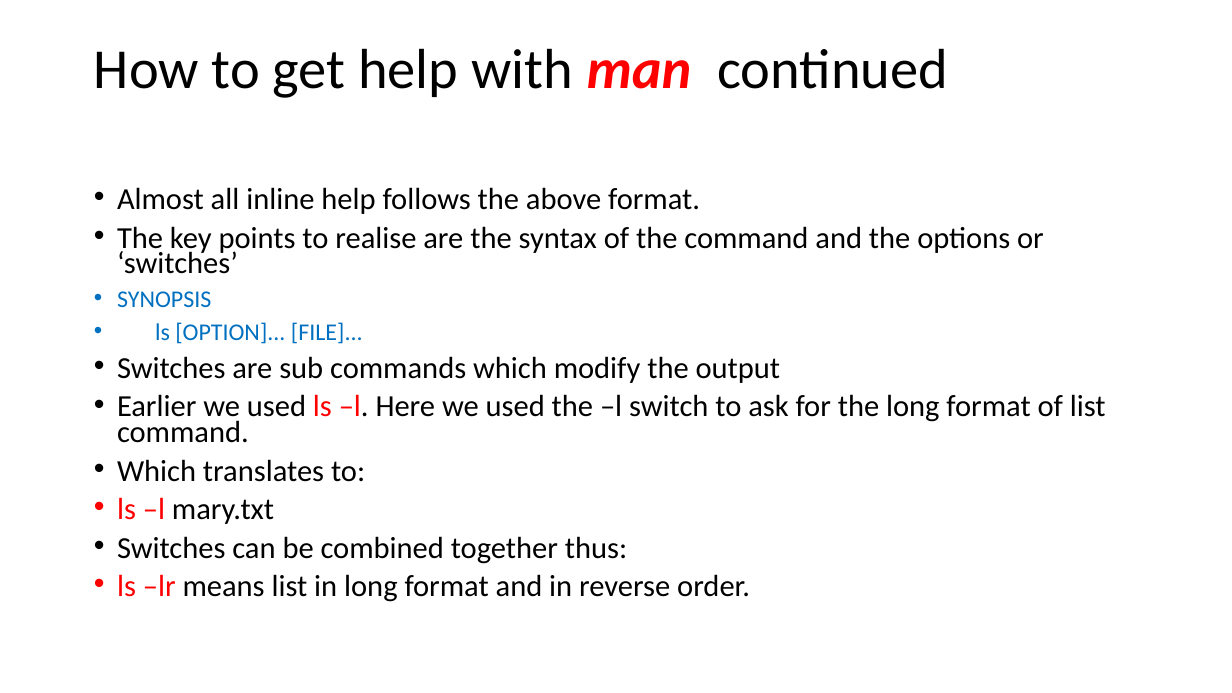
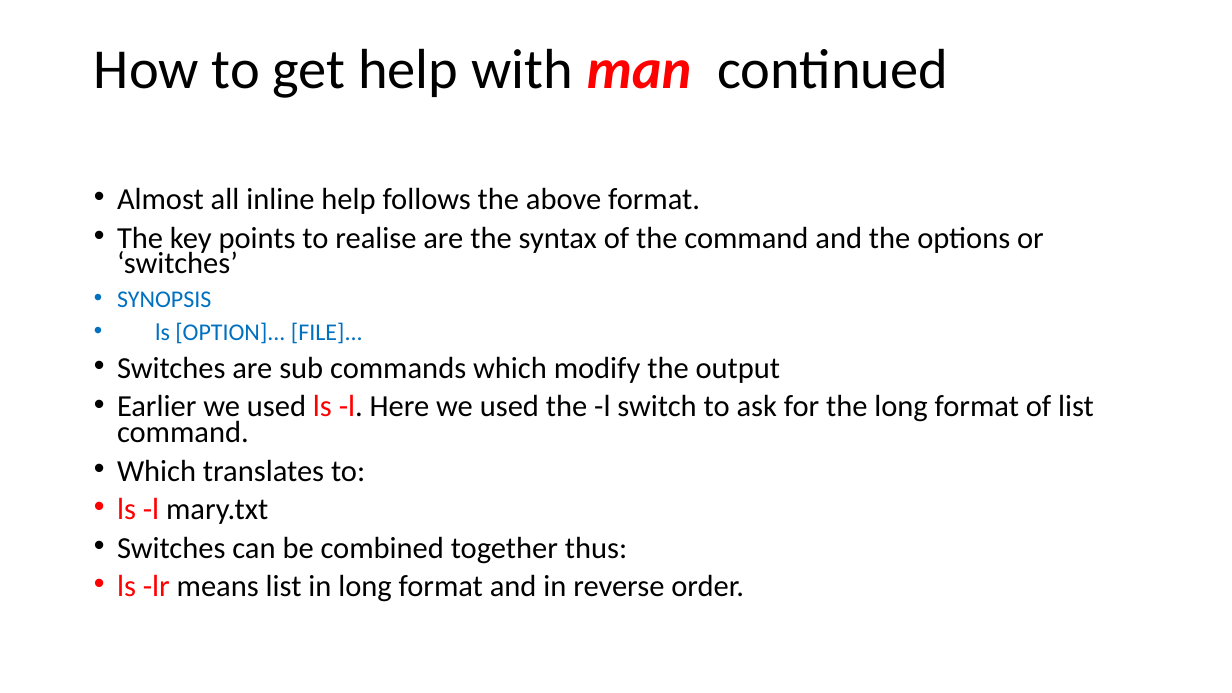
Before and after one commit to paulmheaton/Unix_primer, a slide deck: slide 18 of Unix primer.pptx. Drawn at 1232x693 pixels with LibreOffice and Linux fonts; fonts in the diff are those of the drawing. Boxes give left, top, right and bottom in pixels: in the first picture for what was removed or moved away, otherwise in the second. Text is boxed around its words. In the diff, an @@ line names an element or a change of style, - is before the commit and + after.

```diff
--- a/Unix primer.pptx
+++ b/Unix primer.pptx
@@ text at [117, 394, 1094, 443]: text changed @@
-• Earlier we used ls –l. Here we used the –l switch to ask for the long format of list command.
+• Earlier we used ls -l. Here we used the -l switch to ask for the long format of list command.
@@ text at [117, 497, 268, 524]: text changed @@
-• ls –l mary.txt
+• ls -l mary.txt
@@ text at [117, 574, 744, 602]: text changed @@
-• ls –lr means list in long format and in reverse order.
+• ls -lr means list in long format and in reverse order.
```
Also in this commit, not shown: 3 other slides changed, 5 slides added, 1 slide removed.
